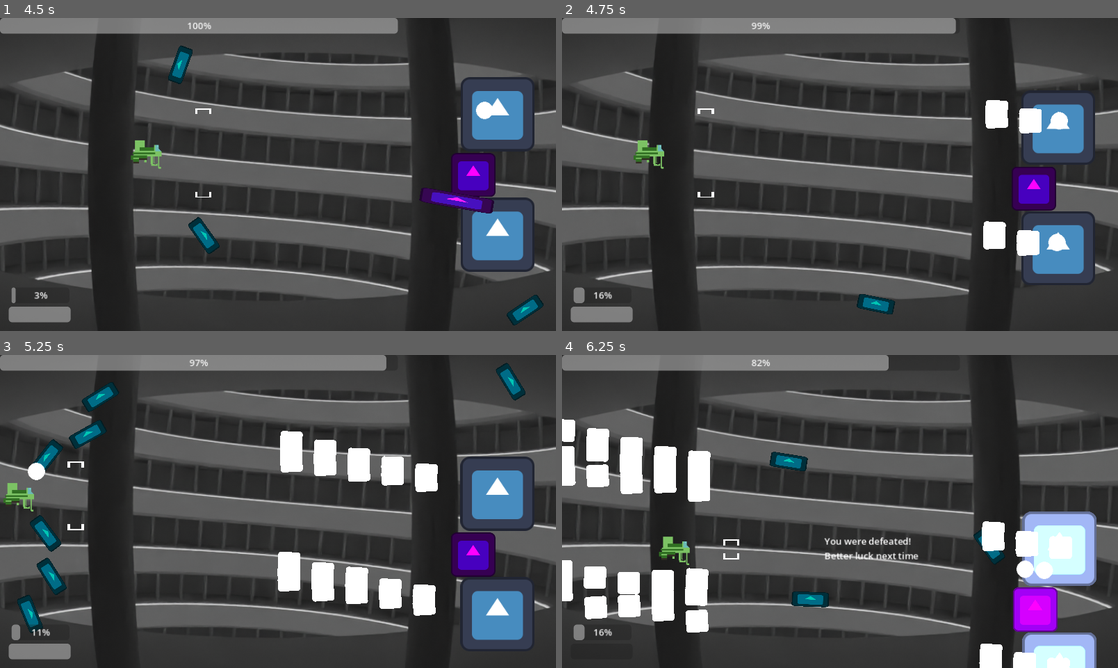
Above: before the commit, frames 1-4 (two rows, left to right).
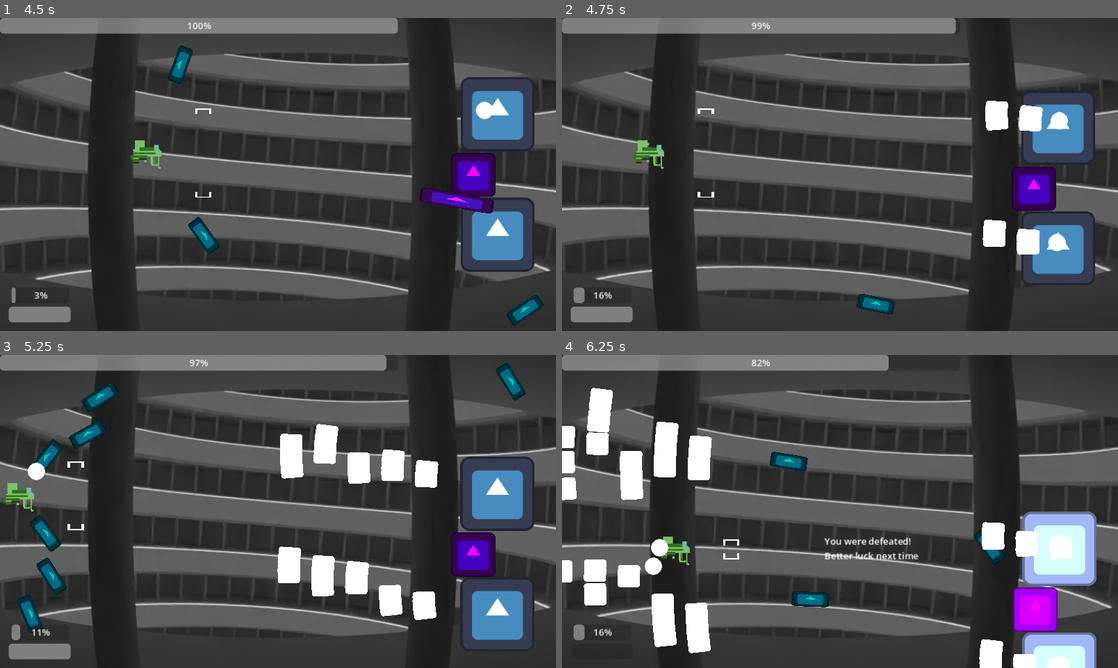
Above: after the commit, the same moments.

Repository: klianc09/bossrushcollab
Game: Godot game, scene res://test.tscn
Same seed, same stepped clock (60 frames per second), same inputs: the game is played once before the commit and once after it. The engine's default icon, where the game draws it, is replaced by a stand-in: a white triangle on a blue panel in a dark square.
Inputs (mouse positions are in pixels of both pictures, inside the frame that each line leads up to):
- Up to frame 1 (4.5 s): tap Enter at 0.5 s; move the mouse to (400, 158) at 0.52 s; press the mouse at (400, 158) at 0.53 s; hold Right (ui_right) 0.53-1.28 s; move the mouse to (166, 190) at 1.27 s; release the mouse at (166, 190) at 1.28 s; hold Down (ui_down) 1.28-2.03 s; click (166, 190) at 1.35 s; move the mouse to (333, 105) at 2.02 s; press the mouse at (333, 105) at 2.03 s; hold Right (ui_right) 2.03-2.78 s; move the mouse to (250, 237) at 2.77 s; release the mouse at (250, 237) at 2.78 s; hold Up (ui_up) 2.78-3.53 s; click (250, 237) at 2.85 s; move the mouse to (444, 221) at 3.52 s; press the mouse at (444, 221) at 3.53 s; hold Left (ui_left) from 3.53 s (still down); move the mouse to (111, 127) at 4.27 s; release the mouse at (111, 127) at 4.28 s; click (111, 127) at 4.35 s
- Up to frame 2 (4.75 s): keep holding Left (ui_left)
- Up to frame 3 (5.25 s): move the mouse to (305, 511) at 5.02 s; release Left (ui_left) at 5.03 s; press the mouse at (305, 511) at 5.03 s; hold Down (ui_down) from 5.03 s (still down)
- Up to frame 4 (6.25 s): move the mouse to (756, 433) at 5.77 s; release Down (ui_down) at 5.78 s; release the mouse at (756, 433) at 5.78 s; hold Right (ui_right) from 5.78 s (still down); click (756, 433) at 5.85 s

Frame 1 is identical in both runs. In frame 2, 0.2% of the frame differs, in the area x 75-87%, y 26-76%; in frame 3, 1.6%; in frame 4, 5.4%, in the area x 0-92%, y 10-100%.

Commit message:
Actually use shot_inaccuracy property of BulletBurst

Diff:
--- a/base/turret.gd
+++ b/base/turret.gd
@@ -49,10 +49,10 @@
 	#TODO: handle 360 degrees special case?
 	if burst_data.bullets_per_shot > 1:
 		spreadStep = burst_data.full_shot_spread / (burst_data.bullets_per_shot - 1)
-	#var shot_direction = aim_direction.rotated(deg_to_rad(randf_range(-burst_data.shot_inaccuracy, burst_data.shot_inaccuracy)))
+	var shot_direction = aim_direction.rotated(deg_to_rad(randf_range(-burst_data.shot_inaccuracy, burst_data.shot_inaccuracy)))
 	for i in range(burst_data.bullets_per_shot):
 		var bullet = bulletScene.instantiate()
-		var actual_direction = aim_direction.rotated(deg_to_rad(randf_range(-burst_data.bullet_inaccuracy, burst_data.bullet_inaccuracy) + spreadOffset + spreadStep * i))
+		var actual_direction = shot_direction.rotated(deg_to_rad(randf_range(-burst_data.bullet_inaccuracy, burst_data.bullet_inaccuracy) + spreadOffset + spreadStep * i))
 		bullet.position = global_position + actual_direction.normalized() * bullet_spawn_offset
 		bullet.bulletSpeed = burst_data.bullet_speed
 		bullet.rotation = actual_direction.angle()
